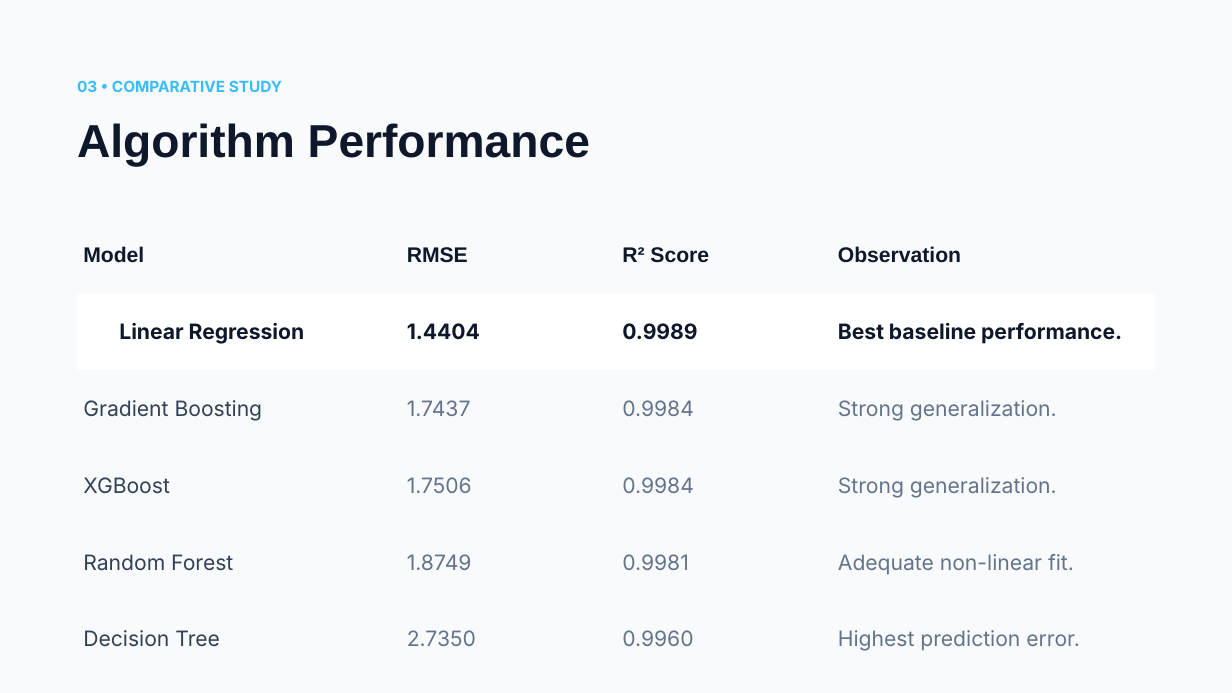
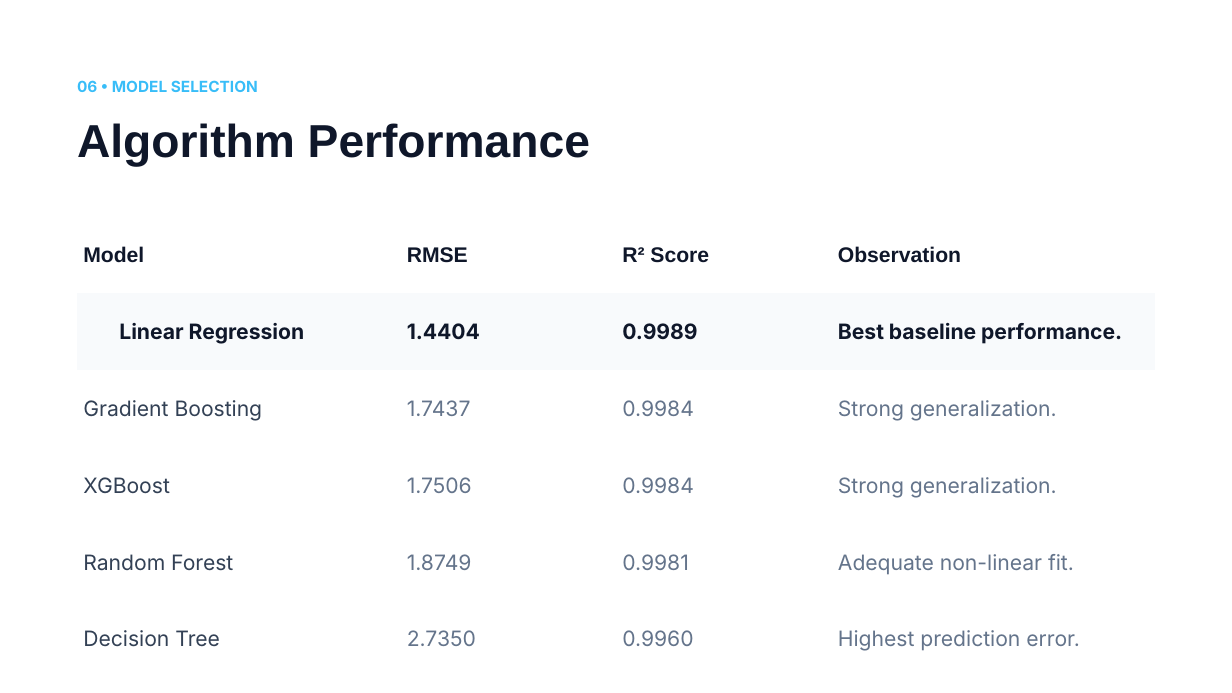
Before and after one commit to vkvinodhkumar/Crowd_optimization, a slide deck: slide 7 of Project/notebooks/Crowd Density Prediction.pptx (slide 4 before the commit). Drawn at 1232x693 pixels with LibreOffice and Linux fonts; fonts in the diff are those of the drawing; background and template pictures are left out. Boxes give left, top, right and bottom in pixels: in the first picture for what was removed or moved away, otherwise in the second. Text is boxed around its words. In the diff, an @@ line names an element or a change of style, - is before the commit and + after.

```diff
--- a/Project/notebooks/Crowd Density Prediction.pptx
+++ b/Project/notebooks/Crowd Density Prediction.pptx
@@ background #F8FAFC to #FFFFFF @@
@@ text at [77, 80, 258, 92]: text changed @@
-03 • COMPARATIVE STUDY
+06 • MODEL SELECTION
```
Also in this commit, not shown: 2 other slides changed, 7 slides added, 2 slides removed.
